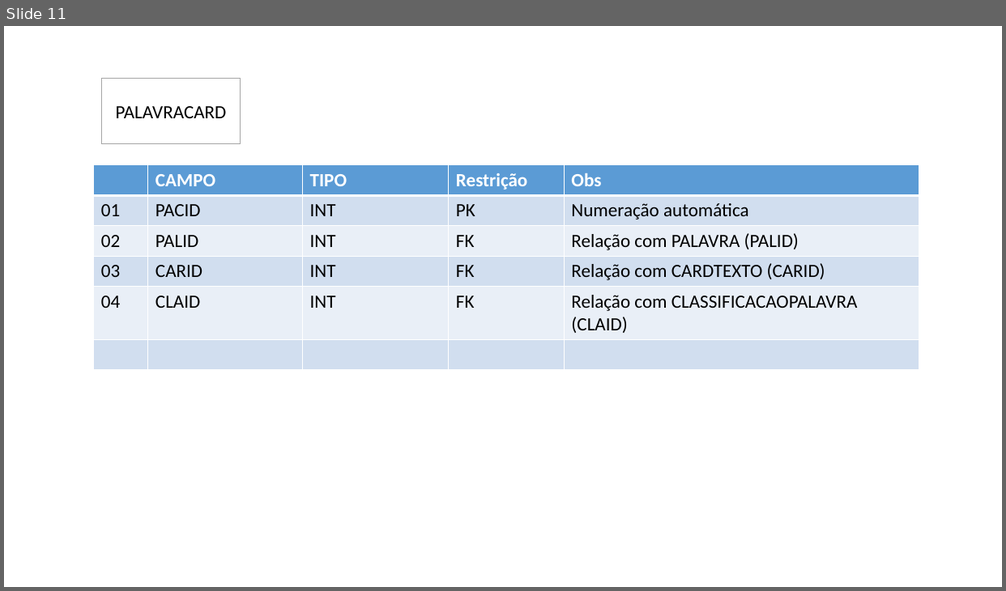
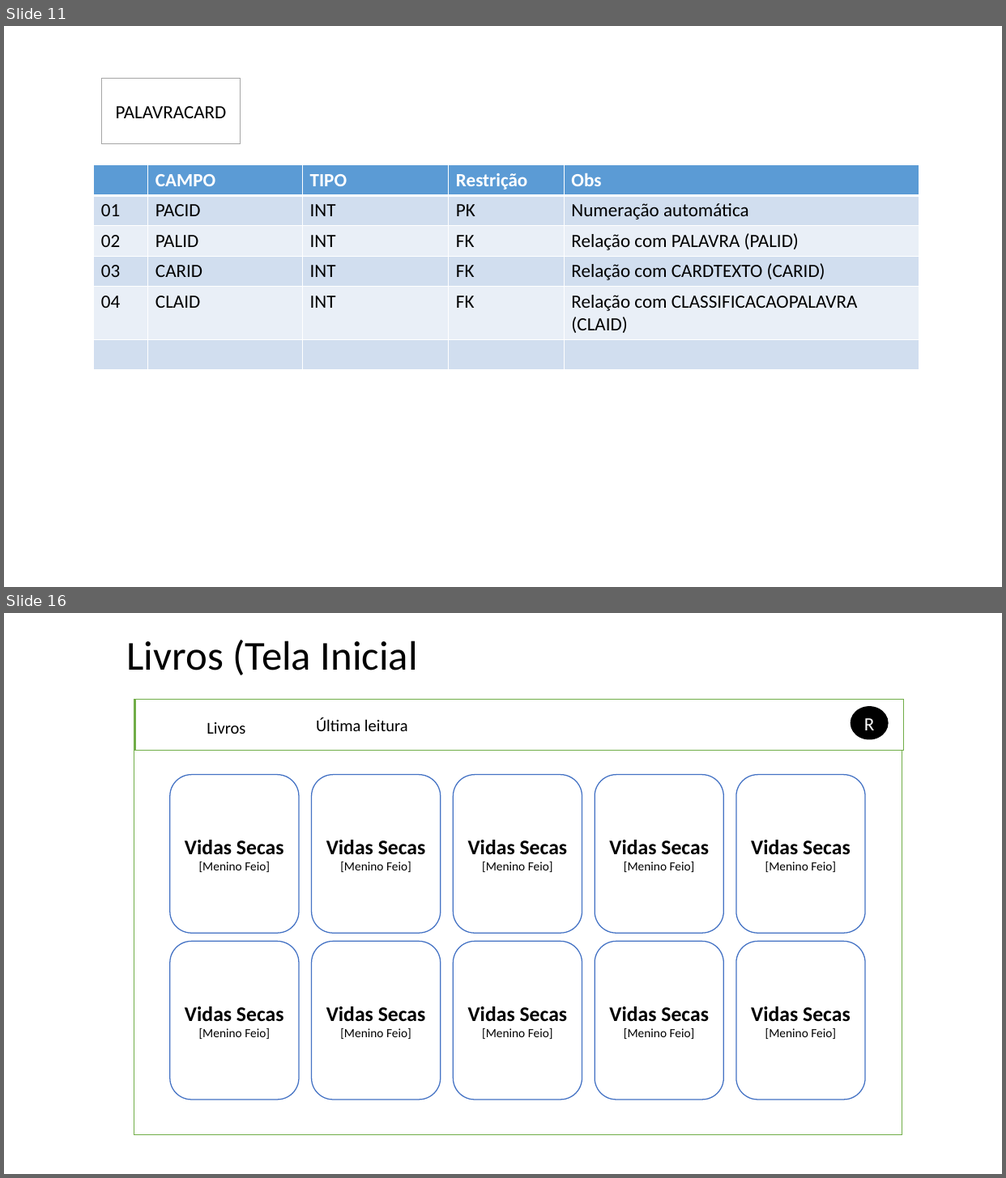
Before and after one commit to viniciuss1812/Projeto-Bookcard, a slide deck: Documentacao/bookCarddocumentacao.pptx. Shown one above the other, each under a label of ours: slide 11 before the commit, slides 11 and 16 after it; the slides between them are not shown. The pictures are 1006x591 and 1006x1178 pixels, drawn with LibreOffice and Linux fonts; fonts in the diff are those of the drawing. Boxes give left, top, right and bottom in pixels: in the first picture for what was removed or moved away, otherwise in the second. Text is boxed around its words. In the diff, an @@ line names an element or a change of style, - is before the commit and + after.

```diff
--- a/Documentacao/bookCarddocumentacao.pptx
+++ b/Documentacao/bookCarddocumentacao.pptx
@@ slide 16 added at <box>4,613,1002,1174</box>, background #FFFFFF @@
@@ title added at <box>126,640,418,675</box>, 39.6 pt, text #000000 @@
+Livros (Tela Inicial
@@ rectangle added at <box>134,700,902,1135</box>, fill #FFFFFF, outline #70AD47 1 pt @@
@@ rectangle added at <box>135,700,904,750</box>, fill #FFFFFF, outline #70AD47 1 pt @@
@@ ellipse added at <box>850,707,888,739</box>, fill #000000, outline #000000 1 pt, 18 pt, text #FFFFFF @@
+R
@@ text added at <box>206,722,245,734</box>, 16 pt, text #000000 @@
+Livros
@@ text added at <box>316,717,408,731</box>, 16 pt, text #000000 @@
+Última leitura
@@ rounded rectangle added at <box>170,775,299,934</box>, fill #FFFFFF, outline #4472C4 1 pt, 12 pt, text #000000 @@
+Vidas Secas
+[Menino Feio]
@@ rounded rectangle added at <box>312,775,441,934</box>, fill #FFFFFF, outline #4472C4 1 pt, 12 pt, text #000000 @@
+Vidas Secas
+[Menino Feio]
@@ rounded rectangle added at <box>454,775,582,934</box>, fill #FFFFFF, outline #4472C4 1 pt, 12 pt, text #000000 @@
+Vidas Secas
+[Menino Feio]
@@ rounded rectangle added at <box>594,775,723,934</box>, fill #FFFFFF, outline #4472C4 1 pt, 12 pt, text #000000 @@
+Vidas Secas
+[Menino Feio]
@@ rounded rectangle added at <box>736,775,865,934</box>, fill #FFFFFF, outline #4472C4 1 pt, 12 pt, text #000000 @@
+Vidas Secas
+[Menino Feio]
@@ rounded rectangle added at <box>170,942,299,1101</box>, fill #FFFFFF, outline #4472C4 1 pt, 12 pt, text #000000 @@
+Vidas Secas
+[Menino Feio]
@@ rounded rectangle added at <box>312,942,441,1101</box>, fill #FFFFFF, outline #4472C4 1 pt, 12 pt, text #000000 @@
+Vidas Secas
+[Menino Feio]
@@ rounded rectangle added at <box>454,942,582,1101</box>, fill #FFFFFF, outline #4472C4 1 pt, 12 pt, text #000000 @@
+Vidas Secas
+[Menino Feio]
@@ rounded rectangle added at <box>594,942,723,1101</box>, fill #FFFFFF, outline #4472C4 1 pt, 12 pt, text #000000 @@
+Vidas Secas
+[Menino Feio]
@@ rounded rectangle added at <box>736,942,865,1101</box>, fill #FFFFFF, outline #4472C4 1 pt, 12 pt, text #000000 @@
+Vidas Secas
+[Menino Feio]
```
Also in this commit, not shown: 2 slides changed, 8 other slides added, 1 slide removed, 1 other file.
